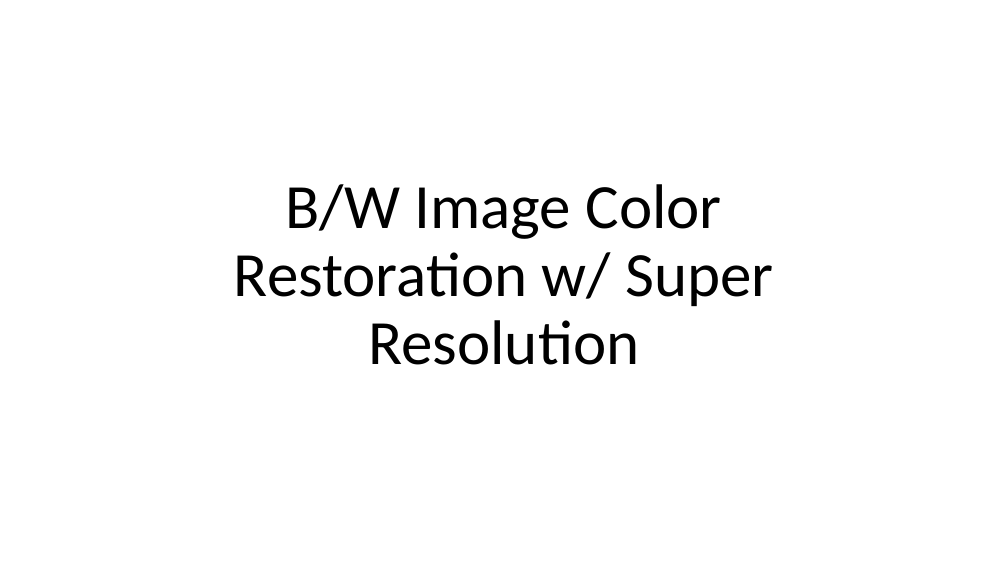
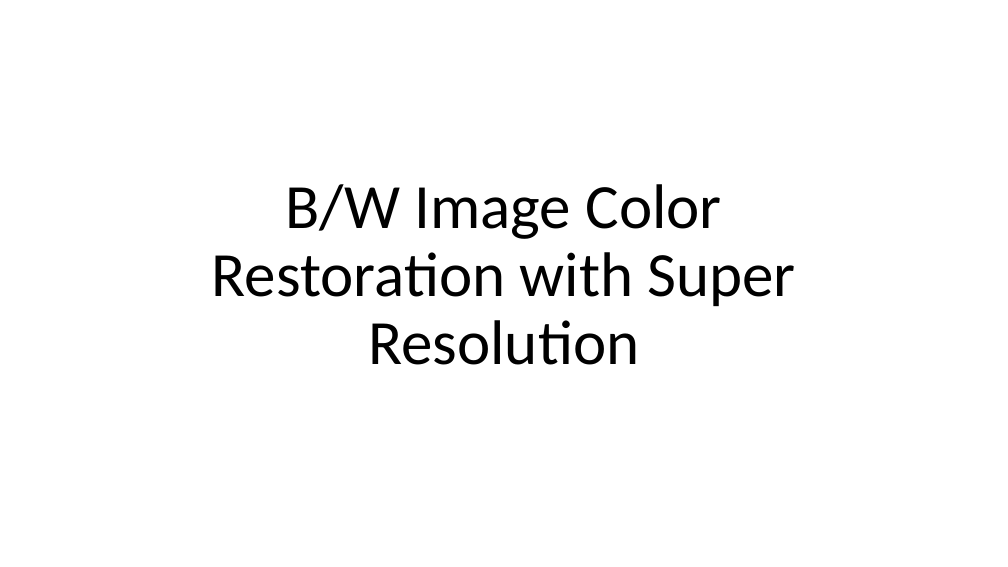
Before and after one commit to GPUPhobia/PaperReview, a slide deck: slide 11 of Proposal.pptx (slide 12 before the commit). Drawn at 1008x567 pixels with LibreOffice and Linux fonts; fonts in the diff are those of the drawing. Boxes give left, top, right and bottom in pixels: in the first picture for what was removed or moved away, otherwise in the second. Text is boxed around its words. In the diff, an @@ line names an element or a change of style, - is before the commit and + after.

```diff
--- a/Proposal.pptx
+++ b/Proposal.pptx
@@ title at box(212, 184, 796, 365): text changed @@
-B/W Image Color Restoration w/ Super Resolution
+B/W Image Color Restoration with Super Resolution
```
Also in this commit, not shown: 6 other slides changed, 4 slides added, 3 slides removed.
